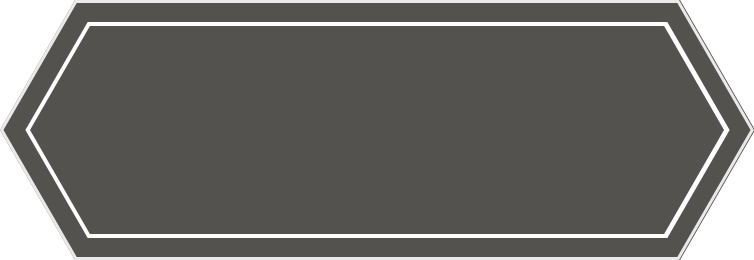
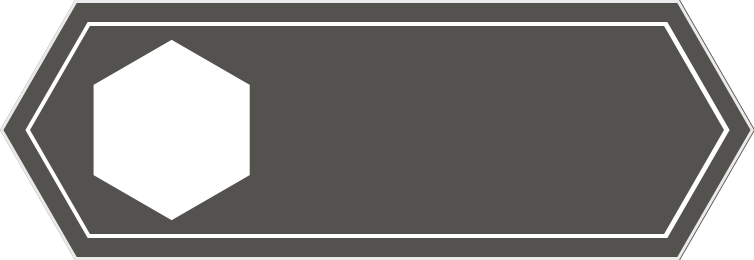
Revision of a layered w=754, h=260 image; what changed, layer by layer:
hid "모양 1 복사 14" over [93, 39, 250, 221]
showed "모양 1 복사 13" over [93, 39, 250, 221]
